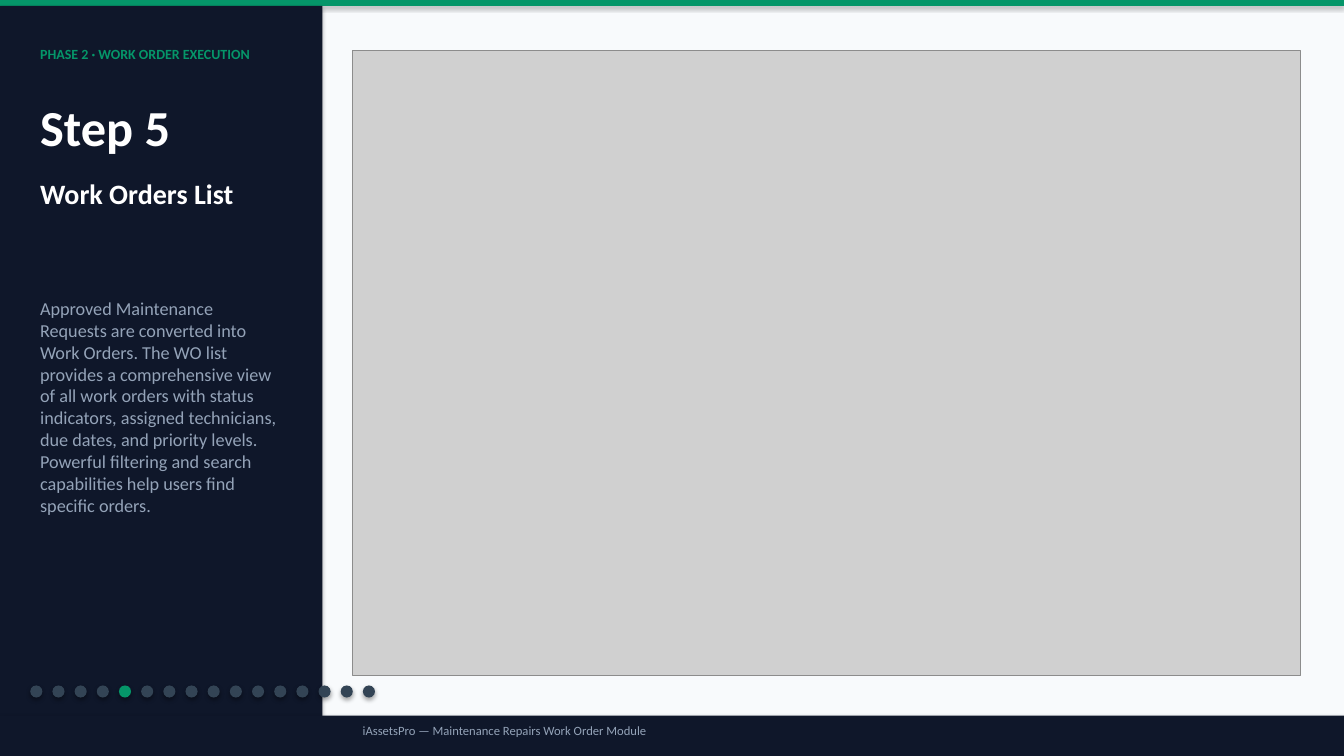
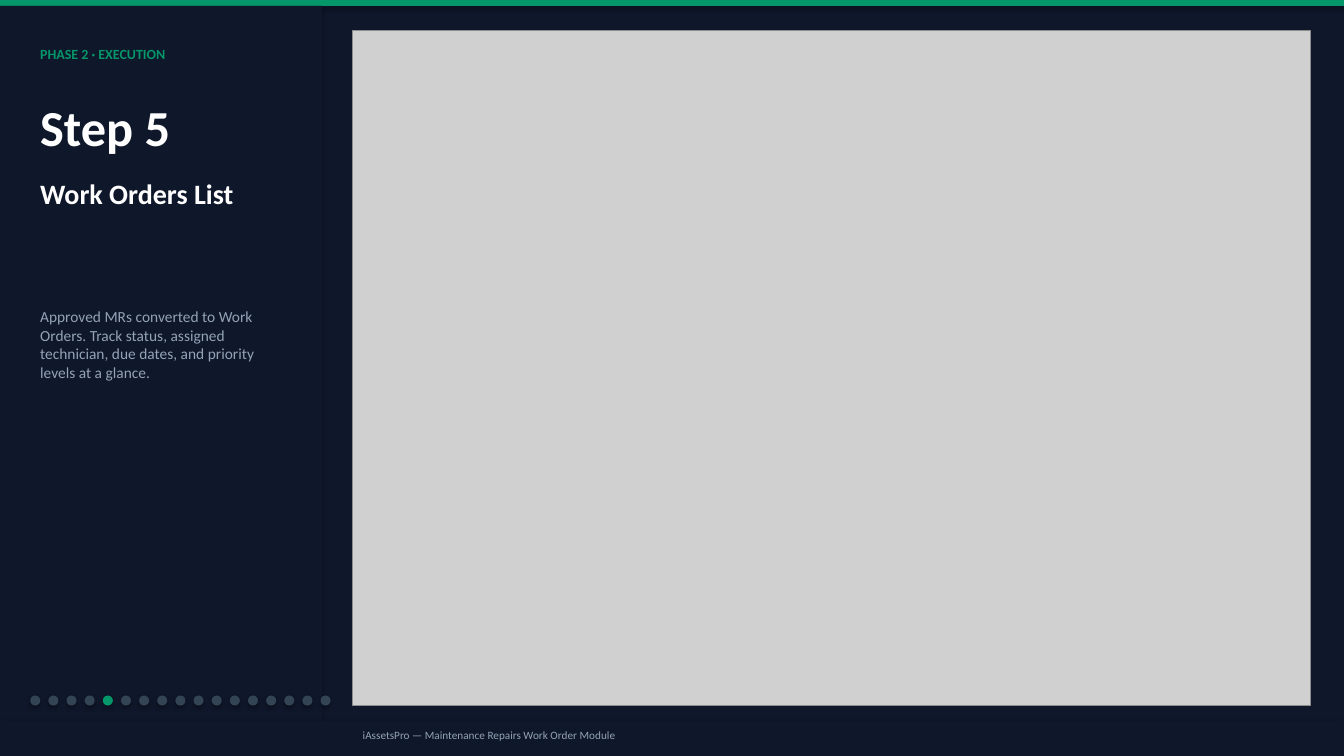
Before and after one commit to christianagbotah/eam-system, a slide deck: slide 7 of public/WO-Workflow-Presentation.pptx. Drawn at 1344x756 pixels with LibreOffice and Linux fonts; fonts in the diff are those of the drawing; grey boxes stand for pictures. Boxes give left, top, right and bottom in pixels: in the first picture for what was removed or moved away, otherwise in the second. Text is boxed around its words. In the diff, an @@ line names an element or a change of style, - is before the commit and + after.

```diff
--- a/public/WO-Workflow-Presentation.pptx
+++ b/public/WO-Workflow-Presentation.pptx
@@ background #F8FAFC to #0F172A @@
@@ text at (40,50,165,59): text changed @@
-PHASE 2 · WORK ORDER EXECUTION
+PHASE 2 · EXECUTION
@@ picture: place and size @@
-picture at (353,50,1301,676)
+picture at (353,30,1311,706)
@@ text at (40,311,254,381): text changed; size 13 to 11 pt @@
-Approved Maintenance Requests are converted into Work Orders. The WO list provides a comprehensive view of all work orders with status indicators, assigned technicians, due dates, and priority levels. Powerful filtering and search capabilities help users find specific orders.
+Approved MRs converted to Work Orders. Track status, assigned technician, due dates, and priority levels at a glance.
@@ ellipse: place and size @@
-ellipse at (30,686,42,698)
+ellipse at (30,696,40,706)
@@ ellipse: place and size @@
-ellipse at (52,686,65,698)
+ellipse at (48,696,58,706)
@@ ellipse: place and size @@
-ellipse at (75,686,87,698)
+ellipse at (67,696,77,706)
@@ ellipse: place and size @@
-ellipse at (97,686,109,698)
+ellipse at (85,696,95,706)
@@ ellipse: place and size @@
-ellipse at (119,686,131,698)
+ellipse at (103,696,113,706)
@@ ellipse: place and size @@
-ellipse at (141,686,153,698)
+ellipse at (121,696,131,706)
@@ ellipse: place and size @@
-ellipse at (163,686,175,698)
+ellipse at (139,696,149,706)
@@ ellipse: place and size @@
-ellipse at (186,686,198,698)
+ellipse at (157,696,167,706)
@@ ellipse: place and size @@
-ellipse at (208,686,220,698)
+ellipse at (175,696,186,706)
@@ ellipse: place and size @@
-ellipse at (230,686,242,698)
+ellipse at (194,696,204,706)
@@ ellipse: place and size @@
-ellipse at (252,686,264,698)
+ellipse at (212,696,222,706)
@@ ellipse: place and size @@
-ellipse at (274,686,286,698)
+ellipse at (230,696,240,706)
@@ ellipse: place and size @@
-ellipse at (296,686,309,698)
+ellipse at (248,696,258,706)
@@ ellipse: place and size @@
-ellipse at (319,686,331,698)
+ellipse at (266,696,276,706)
@@ ellipse: place and size @@
-ellipse at (341,686,353,698)
+ellipse at (284,696,294,706)
@@ ellipse: place and size @@
-ellipse at (363,686,375,698)
+ellipse at (302,696,313,706)
@@ ellipse added at (321,696,331,706), fill #334455 @@
@@ rectangle: place and size @@
-rectangle at (0,716,1344,756)
+rectangle at (0,721,1344,756)
@@ text "iAssetsPro — Maintenance Repairs Work ..." at (363,731,615,741): size 9 to 8 pt @@
```
Also in this commit, not shown: 15 other slides changed, 5 slides added, 2 slides removed, 1 other file.
